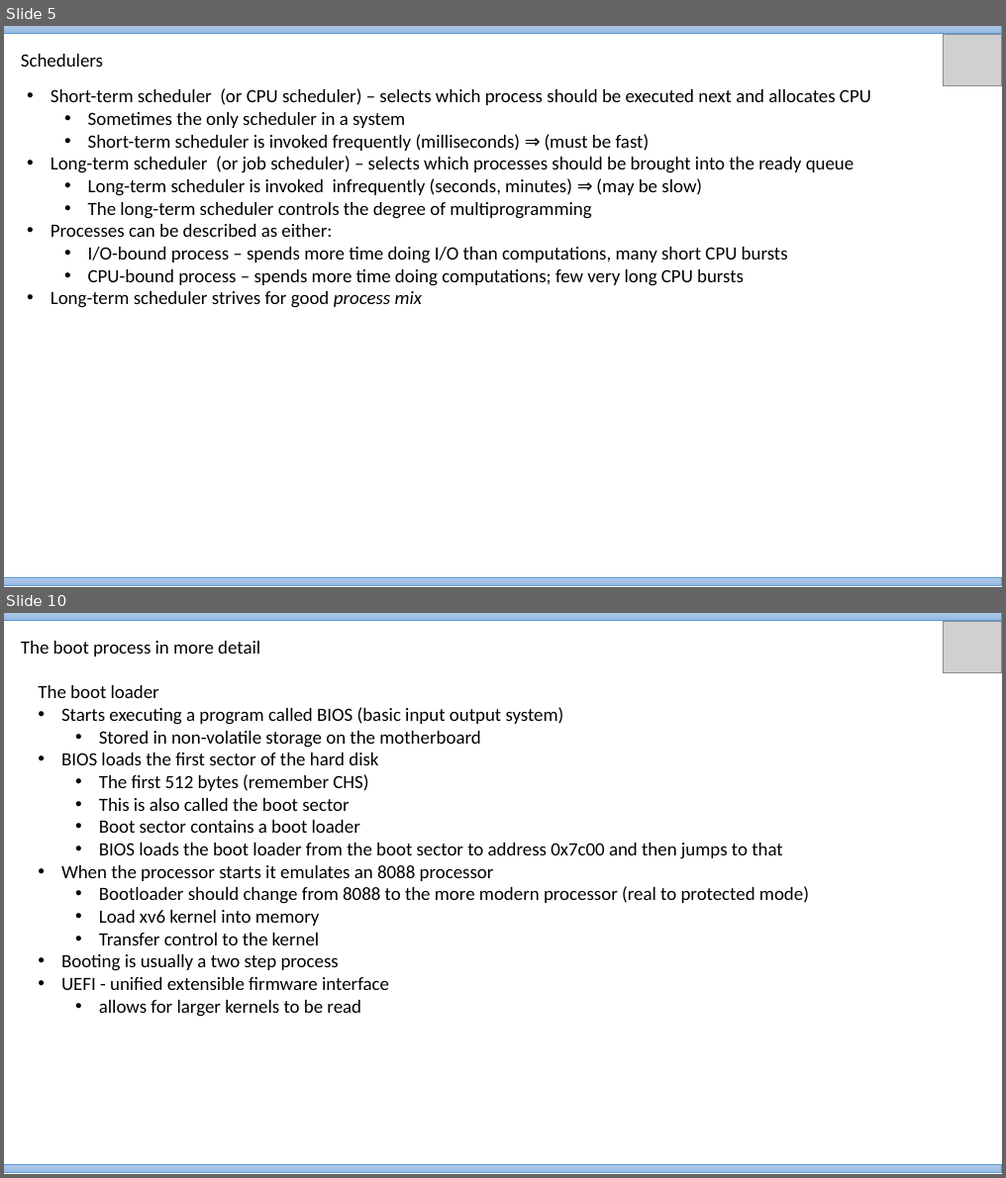
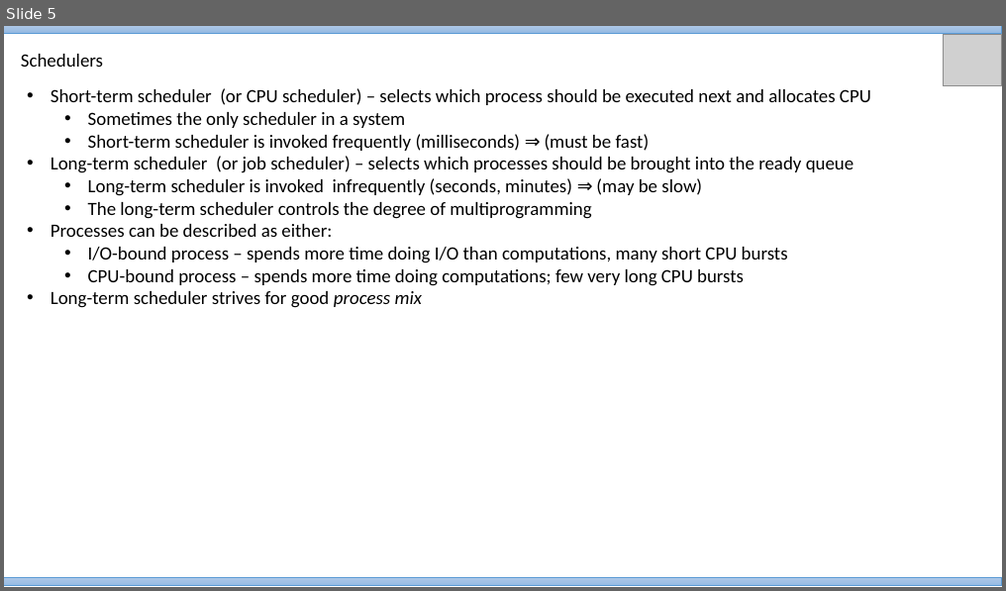
Before and after one commit to VineethBS/vineethbs.github.io, a slide deck: 2017_AV224/Material/Lecture_29.pptx. Shown one above the other, each under a label of ours: slides 5 and 10 before the commit, slide 5 after it; the slides between them are not shown. The pictures are 1006x1178 and 1006x591 pixels, drawn with LibreOffice and Linux fonts; fonts in the diff are those of the drawing; grey boxes stand for pictures. Boxes give left, top, right and bottom in pixels: in the first picture for what was removed or moved away, otherwise in the second. Text is boxed around its words. In the diff, an @@ line names an element or a change of style, - is before the commit and + after.

```diff
--- a/2017_AV224/Material/Lecture_29.pptx
+++ b/2017_AV224/Material/Lecture_29.pptx
@@ slide 10 removed at [4,613,1002,1174], background #FFFFFF @@
@@ rectangle removed at [4,613,1002,621] @@
@@ text removed at [21,641,260,657] @@
-The boot process in more detail
@@ picture removed at [943,622,1001,672] @@
@@ text removed at [38,685,809,1017] @@
-The boot loader
-• Starts executing a program called BIOS (basic input output system)
-  • Stored in non-volatile storage on the motherboard
-• BIOS loads the first sector of the hard disk
-  • The first 512 bytes (remember CHS)
-  • This is also called the boot sector
-  • Boot sector contains a boot loader
-  • BIOS loads the boot loader from the boot sector to address 0x7c00 and then jumps to that
-• When the processor starts it emulates an 8088 processor
-  • Bootloader should change from 8088 to the more modern processor (real to protected mode)
-  • Load xv6 kernel into memory
-  • Transfer control to the kernel
-• Booting is usually a two step process
-• UEFI - unified extensible firmware interface
-  • allows for larger kernels to be read
@@ rectangle removed at [4,1164,1002,1173] @@
```
Also in this commit, not shown: 1 slide changed, 2 slides added, 9 other slides removed, 4 other files.
